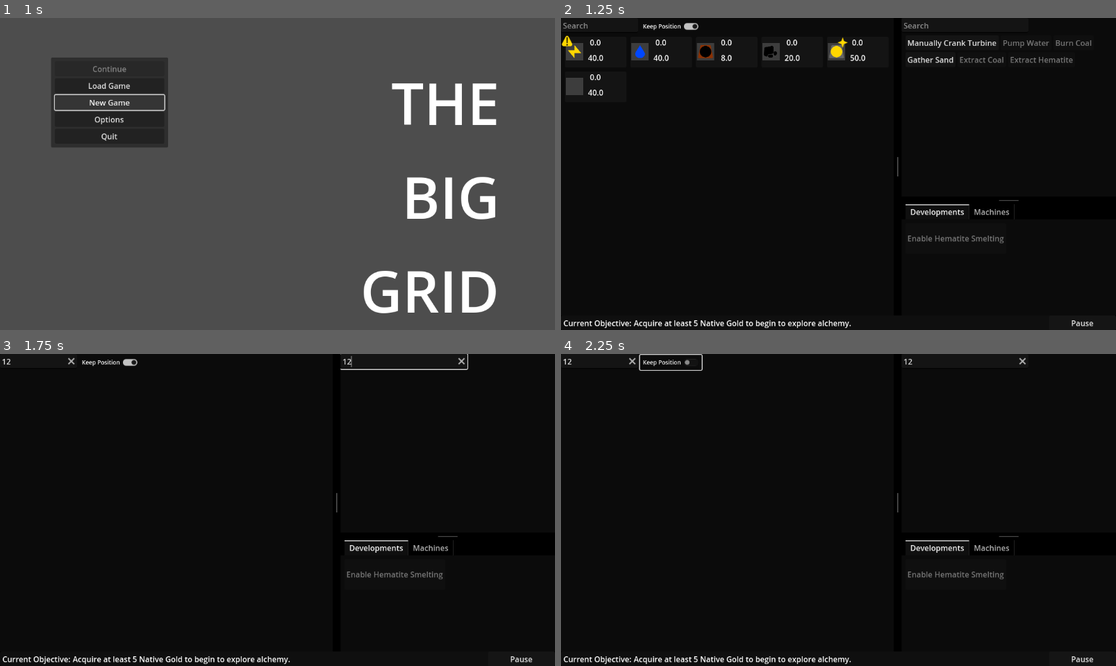
Above: before the commit, frames 1-4 (two rows, left to right).
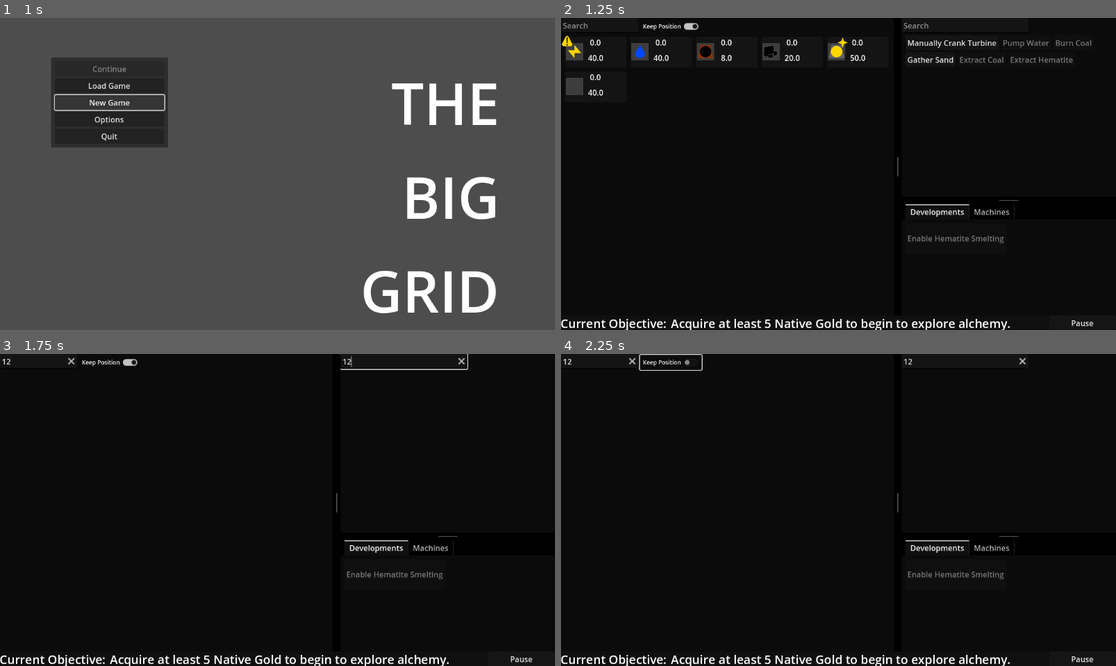
Above: after the commit, the same moments.

Repository: Carth501/The-Big-Grid
Game: Godot game, scene res://scenes/MainMenu.tscn
Same seed, same stepped clock (60 frames per second), same inputs: the game is played once before the commit and once after it. Sound files missing from this copy of the repository are replaced by a short silence.
Inputs (mouse positions are in pixels of both pictures, inside the frame that each line leads up to):
- Up to frame 1 (1 s): click "New Game" at 0.5 s
- Up to frame 2 (1.25 s): no input
- Up to frame 3 (1.75 s): click (38, 360) at 1.27 s; type "12" at 1.35 s; click (405, 360) at 1.5 s; type "12" at 1.58 s
- Up to frame 4 (2.25 s): click "Keep Position" at 2 s

Frame 1 is identical in both runs. In frame 2, 1.3% of the frame differs, in the area x 0-81%, y 96-100%; in frame 3, 1.3%; in frame 4, 1.3%.

Commit message:
Resized Objective label
Resized Objective label with 25 point font override. much more and text starts to get squashed

Diff:
--- a/scenes/Game.tscn
+++ b/scenes/Game.tscn
@@ -342,18 +342,20 @@
 
 [node name="Label" type="Label" parent="Display/Panel/CurrentObjectiveLine"]
 layout_mode = 0
-offset_left = 5.0
-offset_top = 4.0
-offset_right = 151.0
-offset_bottom = 27.0
+offset_left = -1.0
+offset_top = -1.0
+offset_right = 227.0
+offset_bottom = 34.0
+theme_override_font_sizes/font_size = 25
 text = "Current Objective: "
 
 [node name="ObjectiveText" type="Label" parent="Display/Panel/CurrentObjectiveLine"]
 layout_mode = 0
-offset_left = 151.0
-offset_top = 4.0
-offset_right = 977.0
-offset_bottom = 27.0
+offset_left = 228.0
+offset_top = -1.0
+offset_right = 1054.0
+offset_bottom = 34.0
+theme_override_font_sizes/font_size = 25
 text_overrun_behavior = 3
 
 [node name="MusicSystem" type="Node" parent="Display" node_paths=PackedStringArray("music_players")]
